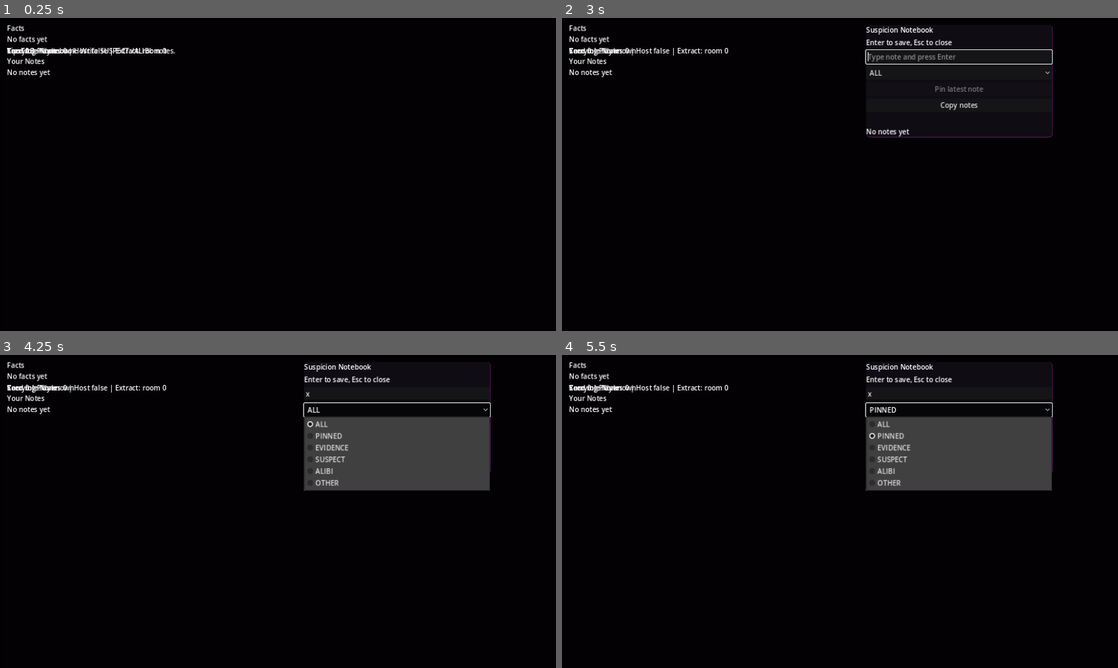
Above: before the commit, frames 1-4 (two rows, left to right).
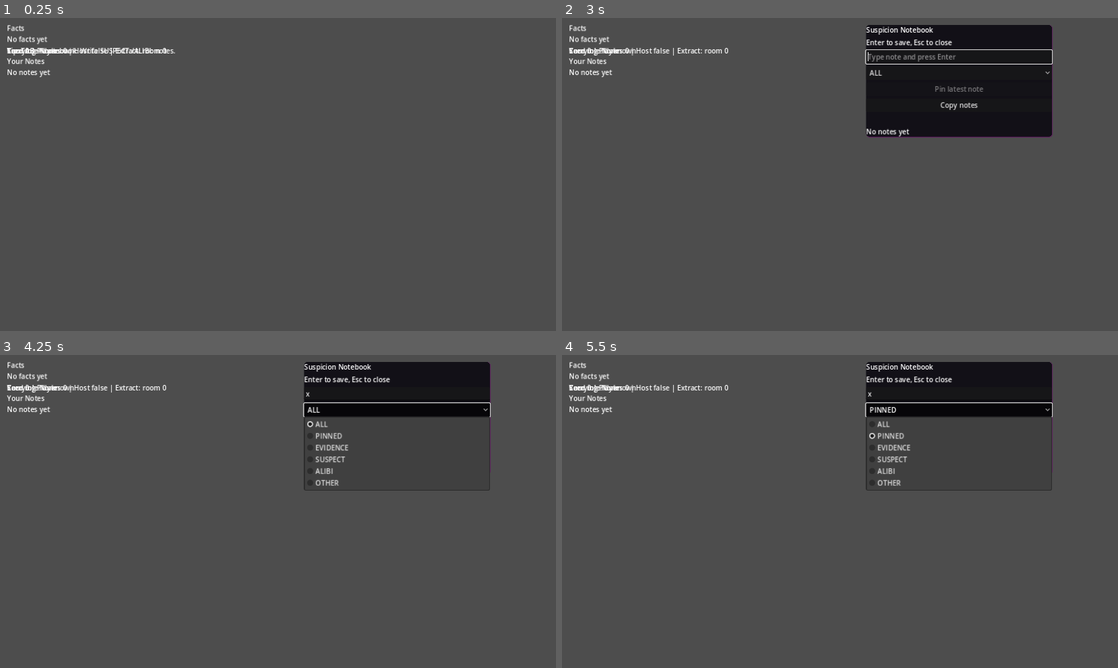
Above: after the commit, the same moments.

Repository: Jordans14/DeductionDelve
Game: Godot game, scene res://scenes/Game.tscn
Two runs of this game, one before a commit and one after it. Both use one fixed random seed, a clock stepped at 60 frames per second and the inputs below. This scene is started directly instead of the project's main scene.
Inputs:
- Up to frame 1 (0.25 s): no input
- Up to frame 2 (3 s): tap Enter (ui_accept) at 0.5, 0.77, 1.25, 1.52, 2, 2.75 s; hold X 0.53-1.28 s; hold Right (ui_right) 0.53-2.03 s; tap X at 1.35 s; hold Left (ui_left) 2.03-2.78 s; hold X 2.03-2.78 s; tap Tab at 2.1 s; hold Right (ui_right) from 2.78 s (still down); tap N at 2.85 s
- Up to frame 3 (4.25 s): tap Enter (ui_accept) at 3.02 s; tap X at 3.05 s; release Right (ui_right) at 3.5 s; click "ALL" at 3.5 s
- Up to frame 4 (5.5 s): click "Copy notes" at 4.25 s; click "PINNED" at 5 s

The runs differ from the first frame. In frame 1, 100% of the frame differs, in the area x 0-100%, y 0-100%; in frame 2, 88%; in frame 3, 86%; in frame 4, 86%.
Error before the commit: Invalid call. Nonexistent function 'randb' in base 'RandomNumberGenerator'. (res://src/gen/room_builder.gd:159)
Error after the commit: Parse Error: Cannot infer the type of "left_wall" variable because the value doesn't have a set type. (res://src/gen/room_builder.gd:256)

Commit message:
Widen all passages (6-tile critical path, 9-tile connectors, chokepoint removal), whip unroll+snap anim, physics tuning

Diff:
--- a/godot/src/entities/player.gd
+++ b/godot/src/entities/player.gd
@@ -151,17 +151,16 @@
 	add_child(dust)
 
 	whip_visual = Line2D.new()
-	whip_visual.default_color = Color(0.55, 0.27, 0.07)
-	whip_visual.width = 4.5
+	whip_visual.default_color = Color(0.45, 0.22, 0.06)
+	whip_visual.width = 3.0
 	whip_visual.begin_cap_mode = Line2D.LINE_CAP_ROUND
 	whip_visual.end_cap_mode = Line2D.LINE_CAP_ROUND
-	whip_visual.add_point(Vector2(0, 0))
-	whip_visual.add_point(Vector2(20, -18))
-	whip_visual.add_point(Vector2(45, -22))
-	whip_visual.add_point(Vector2(70, -5))
-	whip_visual.add_point(Vector2(85, 15))
+	whip_visual.antialiased = true
+	# 8 segments for smooth curve during animation
+	for _i in range(8):
+		whip_visual.add_point(Vector2.ZERO)
 	whip_visual.visible = false
-	whip_visual.position = Vector2(0, 4)
+	whip_visual.position = Vector2(8, 0)
 	visual_root.add_child(whip_visual)
 
 func _on_hazard_entered(area: Area2D) -> void:
@@ -224,17 +223,42 @@
 
 	var local_uid = get_node_or_null("/root/NetworkManager").get_multiplayer().get_unique_id() if get_node_or_null("/root/NetworkManager") and get_node_or_null("/root/NetworkManager").get_multiplayer().has_multiplayer_peer() else 0
 	if Input.is_key_pressed(KEY_X) and whip_timer <= 0.0 and peer_id == local_uid and not dead:
-		whip_timer = 0.35
+		whip_timer = 0.45  # longer duration for unroll+snap
 
 	if whip_timer > 0.0:
 		whip_timer -= delta
 		whip_visual.visible = true
 		var dir = 1.0 if eyes.position.x >= 0 else -1.0
-		whip_visual.scale.x = dir
-		if whip_timer > 0.2:
-			whip_visual.rotation = lerp_angle(whip_visual.rotation, -PI/2 * dir, 30.0 * delta)
-		else:
-			whip_visual.rotation = lerp_angle(whip_visual.rotation, PI/12 * dir, 50.0 * delta)
+		var progress : float = 1.0 - (whip_timer / 0.45)  # 0→1 over lifetime
+
+		# Animate each of the 8 points based on progress
+		var seg_count := whip_visual.get_point_count()
+		var total_reach := 90.0   # max horizontal extent
+		for i in range(seg_count):
+			var frac = float(i) / float(seg_count - 1)
+
+			# How far along has THIS segment unrolled?
+			var seg_progress = clampf((progress - frac * 0.4) / 0.5, 0.0, 1.0)
+
+			# X: starts coiled behind, extends forward
+			var base_x = lerpf(-10.0, total_reach * frac, seg_progress) * dir
+
+			# Y: starts low (coiled), rises to wave shape, then snaps flat
+			var wave = sin(frac * PI * 2.5 - progress * PI * 3.0) * (1.0 - seg_progress) * 20.0
+			var snap_y = 0.0
+			if progress > 0.7:
+				# Snap phase — tip whips downward then rebounds
+				var snap_t = (progress - 0.7) / 0.3
+				snap_y = sin(snap_t * PI) * 14.0 * frac
+			var base_y = wave + snap_y - frac * 4.0
+
+			whip_visual.set_point_position(i, Vector2(base_x, base_y))
+
+		# Width tapers toward tip
+		var curve := Curve.new()
+		curve.add_point(Vector2(0.0, 3.5))
+		curve.add_point(Vector2(1.0, 0.8))
+		whip_visual.width_curve = curve
 	else:
 		whip_visual.visible = false
 
--- a/godot/src/gen/room_builder.gd
+++ b/godot/src/gen/room_builder.gd
@@ -64,6 +64,9 @@
 
 	# ── Stage 6: Settlement pockets — flat-floored rooms ───
 	_carve_settlement_pockets(grid, run_seed)
+
+	# ── Stage 6b: Remove chokepoints — any passage < 3 tiles wide ──
+	_widen_narrow_passages(grid)
 
 	# ── Stage 7: Enforce hard borders + global floor ───────
 	_enforce_borders(grid)
@@ -145,19 +148,19 @@
 	rng.seed = run_seed + 7777
 	var cx := GW / 2; var cy := 3
 	while cy < GH - 4:
-		_carve_circle(grid, cx, cy, 4)
+		_carve_circle(grid, cx, cy, 6)  # Wide enough for comfortable play
 		var r := rng.randf()
 		if r < 0.55:   cy += 1
 		elif r < 0.65: cy = max(cy - 1, 2)
 		elif r < 0.80: cx = clamp(cx + rng.randi_range(1, 3), 2, GW - 3)
 		else:          cx = clamp(cx - rng.randi_range(1, 3), 2, GW - 3)
-	# Horizontal exploration branches
-	for _b in range(8):
-		var bx := rng.randi_range(4, GW - 5)
+	# Horizontal exploration branches — also wide
+	for _b in range(12):
+		var bx := rng.randi_range(6, GW - 7)
 		var by := rng.randi_range(4, GH - 5)
-		var blen := rng.randi_range(6, 18)
+		var blen := rng.randi_range(8, 22)
 		var bdir := 1 if rng.randb() else -1
-		for b in range(blen): _carve_circle(grid, bx + b * bdir, by, 2)
+		for b in range(blen): _carve_circle(grid, bx + b * bdir, by, 3)
 
 func _carve_circle(grid: Array, cx: int, cy: int, radius: int) -> void:
 	for dx in range(-radius, radius + 1):
@@ -172,19 +175,21 @@
 # ============================================================
 func _carve_chunk_connectors(grid: Array, run_seed: int) -> void:
 	var rng := RandomNumberGenerator.new(); rng.seed = run_seed + 99
+	# Vertical passages between chunk rows — 9 tiles wide
 	for col in range(COLS):
 		for row in range(ROWS - 1):
 			var ox := rng.randi_range(CHUNK_W / 4, 3 * CHUNK_W / 4)
 			var tx := col * CHUNK_W + ox; var sy := (row + 1) * CHUNK_H
-			for py in range(sy - 3, sy + 4):
-				for px in range(tx - 2, tx + 3):
+			for py in range(sy - 5, sy + 6):
+				for px in range(tx - 4, tx + 5):
 					if px > 0 and py > 0 and px < GW - 1 and py < GH - 1: grid[px][py] = false
+	# Horizontal passages between chunk columns — 9 tiles tall
 	for col in range(COLS - 1):
 		for row in range(ROWS):
 			var oy := rng.randi_range(CHUNK_H / 4, 3 * CHUNK_H / 4)
 			var sx2 := (col + 1) * CHUNK_W; var ty := row * CHUNK_H + oy
-			for px in range(sx2 - 3, sx2 + 4):
-				for py in range(ty - 2, ty + 3):
+			for px in range(sx2 - 5, sx2 + 6):
+				for py in range(ty - 4, ty + 5):
 					if px > 0 and py > 0 and px < GW - 1 and py < GH - 1: grid[px][py] = false
 
 # ============================================================
@@ -237,6 +242,33 @@
 					var tx := px0 + lx; var ty := py0
 					if tx > 0 and tx < GW - 1 and ty > 0:
 						grid[tx][ty] = true
+
+# ============================================================
+# STAGE 6b: REMOVE CHOKEPOINTS — widen any passage < 3 tiles
+# ============================================================
+func _widen_narrow_passages(grid: Array) -> void:
+	# Horizontal chokepoints: open tile with wall-or-edge within 1 tile left AND right
+	for x in range(2, GW - 2):
+		for y in range(2, GH - 2):
+			if grid[x][y]:
+				continue  # only care about open cells
+			# Check if neighbors on both sides are too close
+			var left_wall := grid[x-1][y] or grid[x-2][y]
+			var right_wall := grid[x+1][y] or grid[x+2][y]
+			if left_wall and right_wall:
+				# Force 2-tile clearance on both sides
+				for dx in range(-2, 3):
+					var nx := x + dx
+					if nx > 0 and nx < GW - 1:
+						grid[nx][y] = false
+			# Vertical: check above and below
+			var top_wall := grid[x][y-1] or grid[x][y-2]
+			var bot_wall := grid[x][y+1] or grid[x][y+2]
+			if top_wall and bot_wall:
+				for dy in range(-2, 3):
+					var ny := y + dy
+					if ny > 0 and ny < GH - 1:
+						grid[x][ny] = false
 
 # ============================================================
 # STAGE 7: BORDERS + GLOBAL FLOOR
